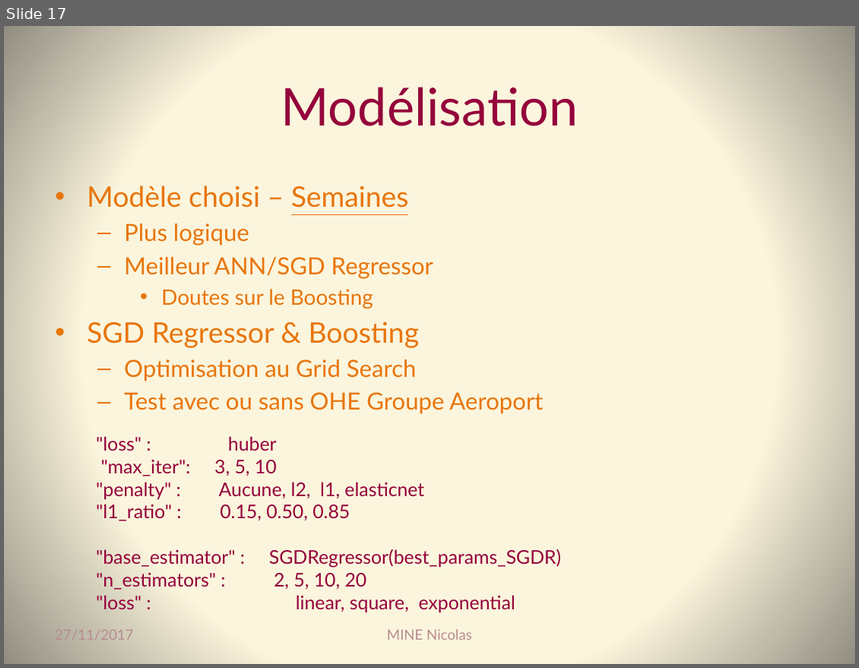
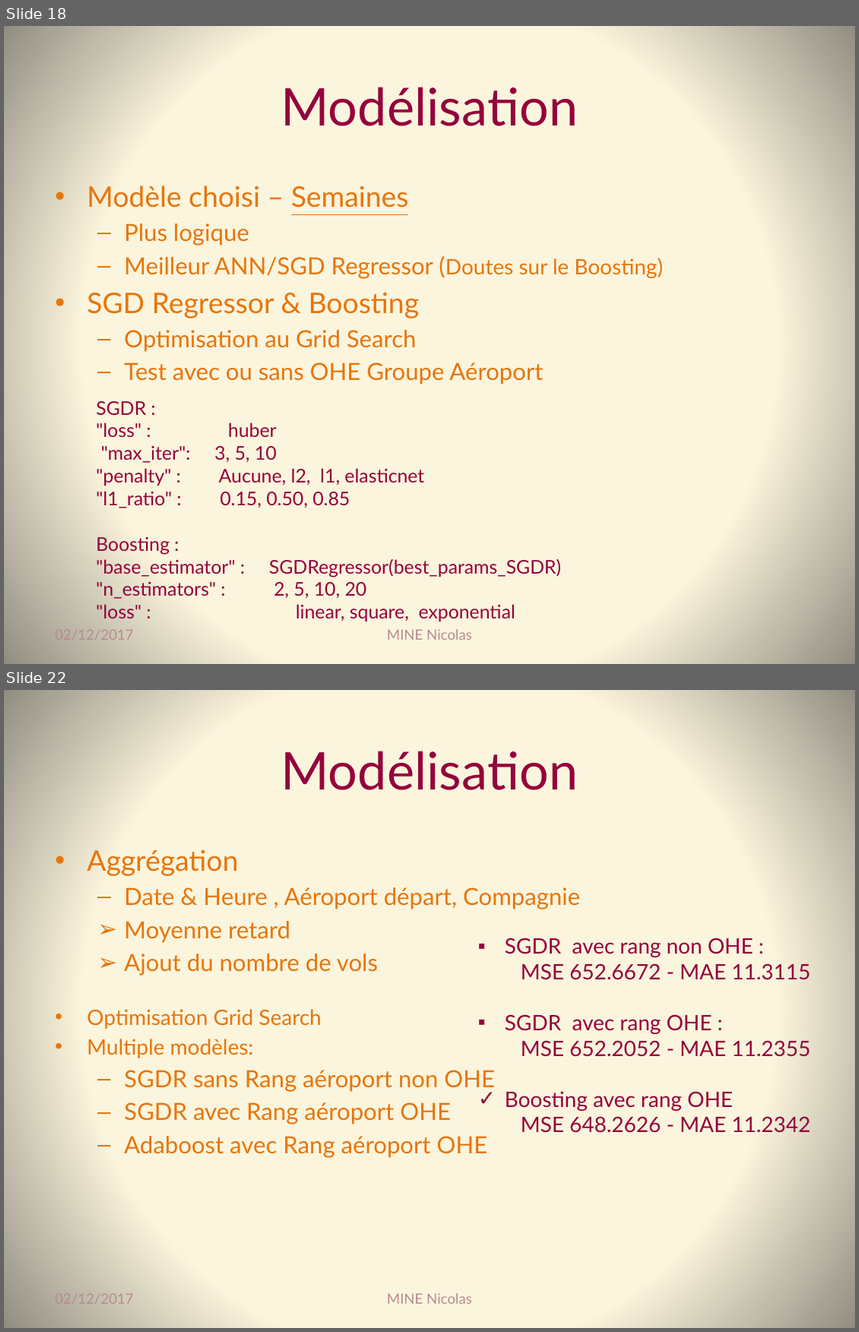
Before and after one commit to Coni63/OC_DS, a slide deck: P4/Presentation-projet_4.pptx. Shown one above the other, each under a label of ours: slide 17 before the commit, slides 18 and 22 after it; the slides between them are not shown. The pictures are 859x668 and 859x1332 pixels, drawn with LibreOffice and Linux fonts; fonts in the diff are those of the drawing. Boxes give left, top, right and bottom in pixels: in the first picture for what was removed or moved away, otherwise in the second. Text is boxed around its words. In the diff, an @@ line names an element or a change of style, - is before the commit and + after.

```diff
--- a/P4/Presentation-projet_4.pptx
+++ b/P4/Presentation-projet_4.pptx
@@ slide 22 added at (x1=4, y1=690, x2=855, y2=1328), background gradient #FCF7DD to #918E81 @@
@@ title added at (x1=281, y1=751, x2=578, y2=790), 44 pt, text #95023C @@
+Modélisation
@@ text added at (x1=87, y1=850, x2=580, y2=1158), 20 pt, text #E8750C @@
+• Aggrégation
+  – Date & Heure , Aéroport départ, Compagnie
+  ➢ Moyenne retard
+  ➢ Ajout du nombre de vols
+• Optimisation Grid Search
+• Multiple modèles:
+  – SGDR sans Rang aéroport non OHE
+  – SGDR avec Rang aéroport OHE
+  – Adaboost avec Rang aéroport OHE
@@ text added at (x1=505, y1=938, x2=811, y2=1133), 18 pt, text #95023C @@
+▪ SGDR avec rang non OHE :
+  MSE 652.6672 - MAE 11.3115
+▪ SGDR avec rang OHE :
+  MSE 652.2052 - MAE 11.2355
+✓ Boosting avec rang OHE
+  MSE 648.2626 - MAE 11.2342
@@ text added at (x1=55, y1=1294, x2=133, y2=1304), 12 pt, text #B78C92 @@
+02/12/2017
@@ text added at (x1=387, y1=1293, x2=472, y2=1304), 12 pt, text #B78C92 @@
+MINE Nicolas
@@ what was slide 17 is now slide 18 @@
@@ slide 18 changed as well @@
@@ text at (x1=124, y1=257, x2=664, y2=279): text changed @@
-  – Meilleur ANN/SGD Regressor
-    • Doutes sur le Boosting
+  – Meilleur ANN/SGD Regressor (Doutes sur le Boosting)
@@ text at (x1=124, y1=363, x2=543, y2=385): text changed @@
-  – Test avec ou sans OHE Groupe Aeroport
+  – Test avec ou sans OHE Groupe Aéroport
@@ text "SGDR :" moved from (x1=96, y1=436, x2=561, y2=613) to (x1=96, y1=401, x2=561, y2=623) @@
@@ text at (x1=96, y1=401, x2=146, y2=416): paragraph added @@
+SGDR :
@@ text at (x1=96, y1=537, x2=170, y2=555): paragraph added @@
+Boosting :
@@ text at (x1=55, y1=630, x2=133, y2=640): text changed @@
-27/11/2017
+02/12/2017
```
Also in this commit, not shown: 21 other slides changed, 14 other slides added, 1 slide removed, 25 other files.
